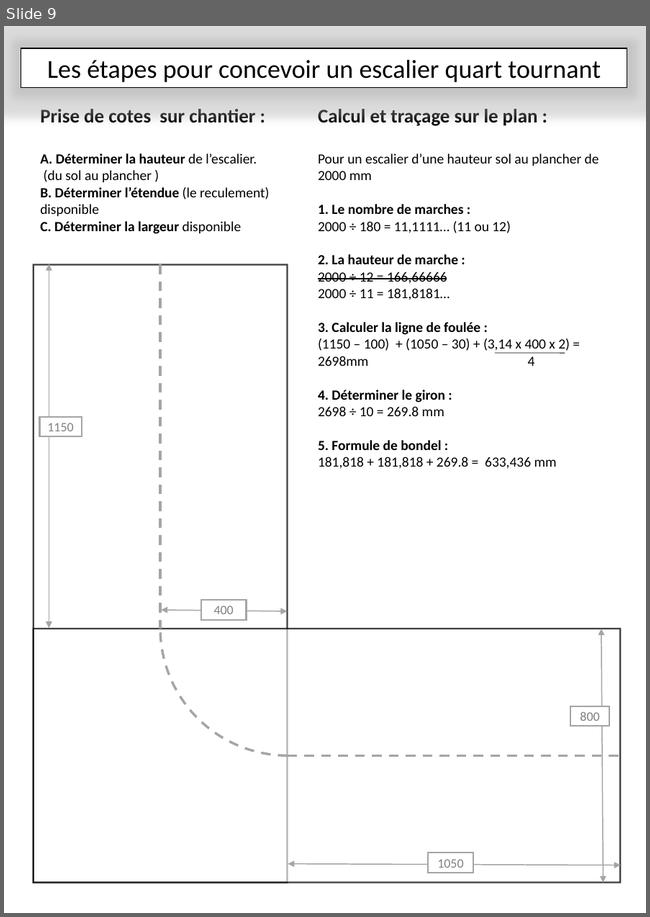
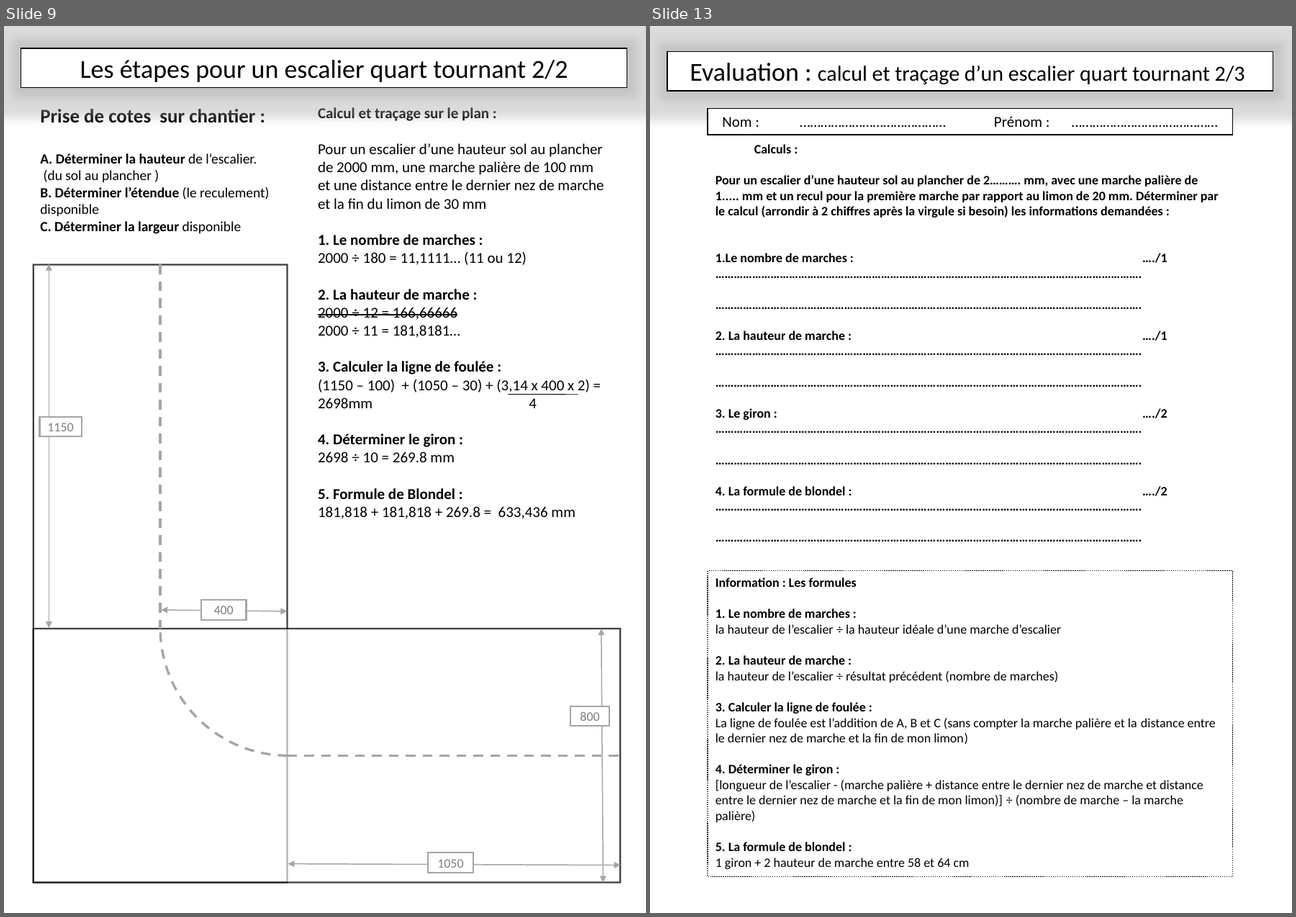
Before and after one commit to kduchevreuil/Cours-Menuiserie, a slide deck: Les escaliers.pptx. Shown side by side, each under a label of ours: slide 9 before the commit, slides 9 and 13 after it; the slides between them are not shown. The pictures are 650x917 and 1296x917 pixels, drawn with LibreOffice and Linux fonts; fonts in the diff are those of the drawing. Boxes give left, top, right and bottom in pixels: in the first picture for what was removed or moved away, otherwise in the second. Text is boxed around its words. In the diff, an @@ line names an element or a change of style, - is before the commit and + after.

```diff
--- a/Les escaliers.pptx
+++ b/Les escaliers.pptx
@@ slide 13 added at box(650, 26, 1292, 913), background #FFFFFF @@
@@ rectangle added at box(667, 52, 1273, 91), fill #FFFFFF, outline #000000 1 pt, 20 pt, text #000000 @@
+Evaluation : calcul et traçage d’un escalier quart tournant 2/3
@@ rectangle added at box(708, 108, 1232, 135), fill #FFFFFF, outline #000000 1 pt, 14 pt, text #000000 @@
+Nom : …………………………………… Prénom : ……………………………………
@@ text added at box(716, 144, 1219, 496), 12 pt, text #000000, bold @@
+Calculs :
+Pour un escalier d’une hauteur sol au plancher de 2………. mm, avec une marche palière de 1..... mm et un recul pour la première marche par rapport au limon de 20 mm. Déterminer par le calcul (arrondir à 2 chiffres après la virgule si besoin) les informations demandées :
+1.Le nombre de marches : …./1
+………………………………………………………………………………………………………………………….
+………………………………………………………………………………………………………………………….
+2. La hauteur de marche : …./1
+………………………………………………………………………………………………………………………….
+………………………………………………………………………………………………………………………….
+3. Le giron : …./2
+………………………………………………………………………………………………………………………….
+………………………………………………………………………………………………………………………….
+4. La formule de blondel : …./2
+………………………………………………………………………………………………………………………….
+………………………………………………………………………………………………………………………….
@@ rectangle added at box(708, 570, 1232, 876), fill #FFFFFF, outline #000000 1 pt dashed, 12 pt, text #000000 @@
+Information : Les formules
+1. Le nombre de marches :
+la hauteur de l’escalier ÷ la hauteur idéale d’une marche d’escalier
+2. La hauteur de marche :
+la hauteur de l’escalier ÷ résultat précédent (nombre de marches)
+3. Calculer la ligne de foulée :
+La ligne de foulée est l’addition de A, B et C (sans compter la marche palière et la distance entre le dernier nez de marche et la fin de mon limon)
+4. Déterminer le giron :
+[longueur de l’escalier - (marche palière + distance entre le dernier nez de marche et distance entre le dernier nez de marche et la fin de mon limon)] ÷ (nombre de marche – la marche palière)
+5. La formule de blondel :
+1 giron + 2 hauteur de marche entre 58 et 64 cm
@@ slide 9 changed as well @@
@@ text in rectangle at box(80, 60, 568, 82): text changed @@
-Les étapes pour concevoir un escalier quart tournant
+Les étapes pour un escalier quart tournant 2/2
@@ text at box(318, 107, 590, 519): size 18 to 14 pt in "Calcul et traçage sur le plan :"; size 13 to 14 pt in "1. Le nombre de marches :", "2000 ÷ 180 = 11,1111… (11 ou ...", "2. La hauteur de marche :", "2000 ÷ 12 = 166,66666" and 6 more places @@
@@ text at box(318, 143, 604, 209): text changed; size 13 to 14 pt @@
-Pour un escalier d’une hauteur sol au plancher de 2000 mm
+Pour un escalier d’une hauteur sol au plancher de 2000 mm, une marche palière de 100 mm et une distance entre le dernier nez de marche et la fin du limon de 30 mm
@@ line moved from (495, 353) - (565, 353) to (508, 394) - (578, 394) @@
@@ text at box(318, 488, 456, 499): text changed; size 13 to 14 pt @@
-5. Formule de bondel :
+5. Formule de Blondel :
```
Also in this commit, not shown: 10 other slides changed, 2 other slides added, 1 other file.
